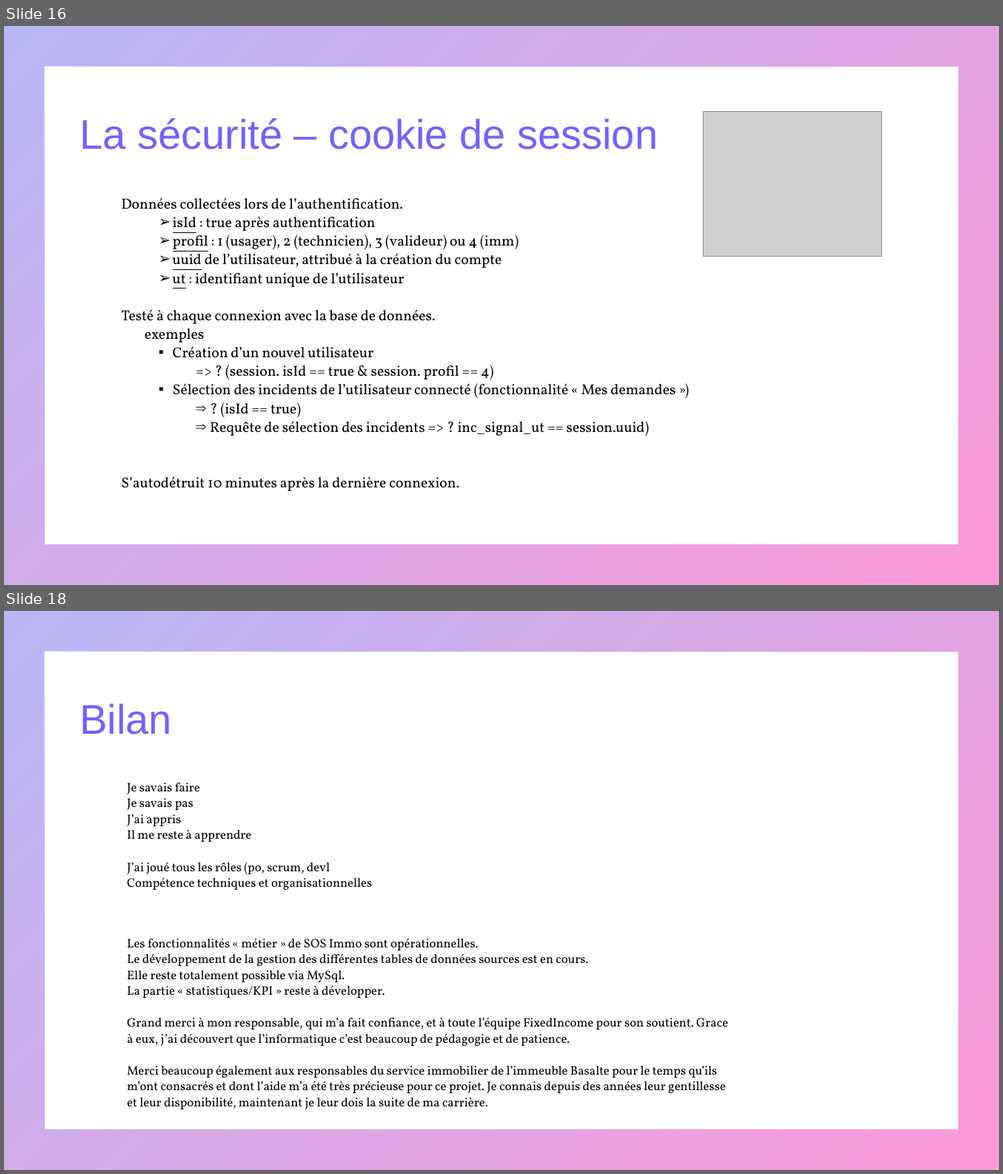
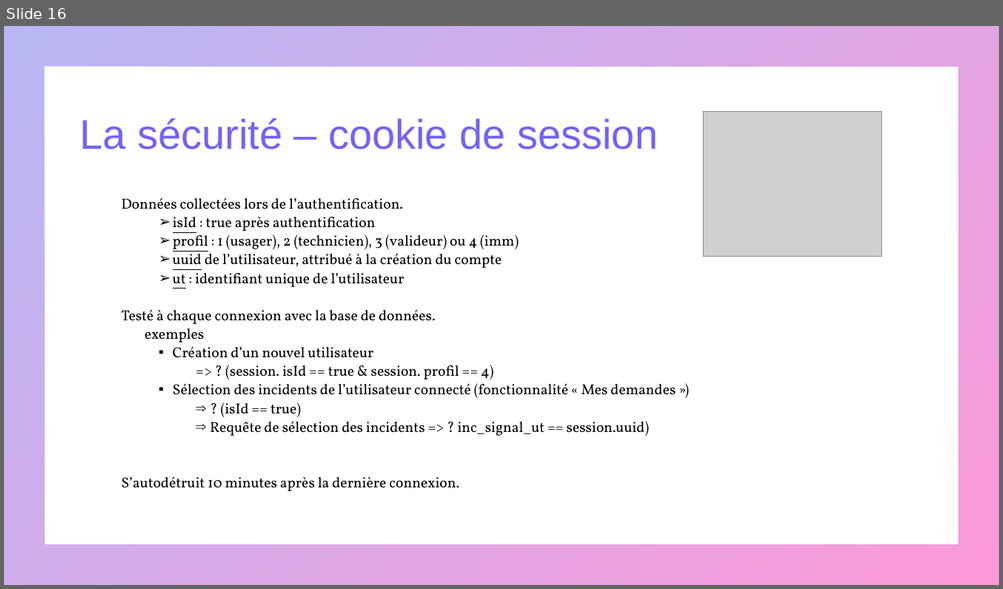
Before and after one commit to mapette/sos_immo_backend, a slide deck: doc/présentation V2.pptx. Shown one above the other, each under a label of ours: slides 16 and 18 before the commit, slide 16 after it; the slides between them are not shown. The pictures are 1003x1174 and 1003x589 pixels, drawn with LibreOffice and Linux fonts; fonts in the diff are those of the drawing; grey boxes stand for pictures. Boxes give left, top, right and bottom in pixels: in the first picture for what was removed or moved away, otherwise in the second. Text is boxed around its words. In the diff, an @@ line names an element or a change of style, - is before the commit and + after.

```diff
--- a/doc/présentation V2.pptx
+++ b/doc/présentation V2.pptx
@@ slide 18 removed at [4, 611, 999, 1170], background #FFFFFF; not listed: 1 template element that a slide beside it also shows @@
@@ title removed at [79, 703, 171, 735] @@
-Bilan
@@ text removed at [127, 783, 372, 890] @@
-Je savais faire
-Je savais pas
-J’ai appris
-Il me reste à apprendre
-J’ai joué tous les rôles (po, scrum, devl
-Compétence techniques et organisationnelles
@@ text removed at [127, 939, 728, 1110] @@
-Les fonctionnalités « métier » de SOS Immo sont opérationnelles.
-Le développement de la gestion des différentes tables de données sources est en cours.
-Elle reste totalement possible via MySql.
-La partie « statistiques/KPI » reste à développer.
-Grand merci à mon responsable, qui m’a fait confiance, et à toute l’équipe FixedIncome pour son soutient. Grace à eux, j’ai découvert que l’informatique c’est beaucoup de pédagogie et de patience.
-Merci beaucoup également aux responsables du service immobilier de l’immeuble Basalte pour le temps qu’ils m’ont consacrés et dont l’aide m’a été très précieuse pour ce projet. Je connais depuis des années leur gentillesse et leur disponibilité, maintenant je leur dois la suite de ma carrière.
```
Also in this commit, not shown: 2 slides changed, 1 slide added, 8 other files.
